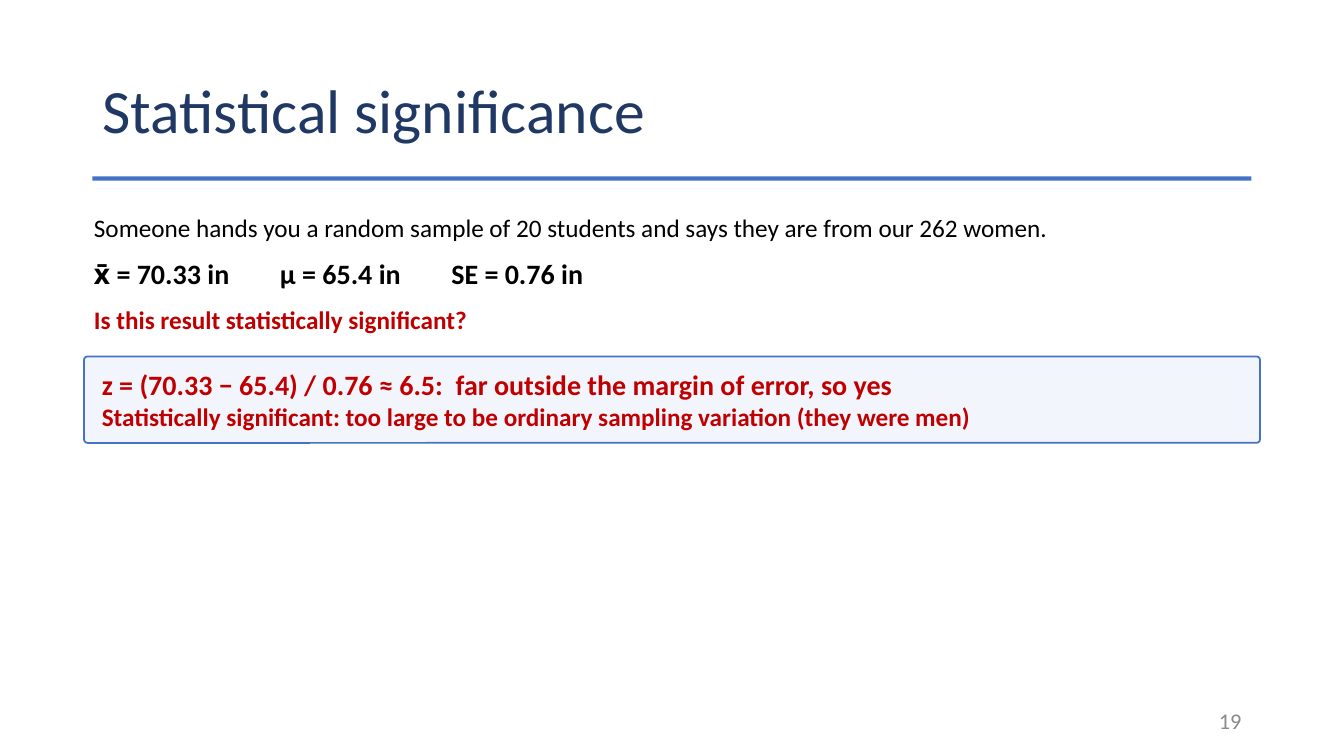
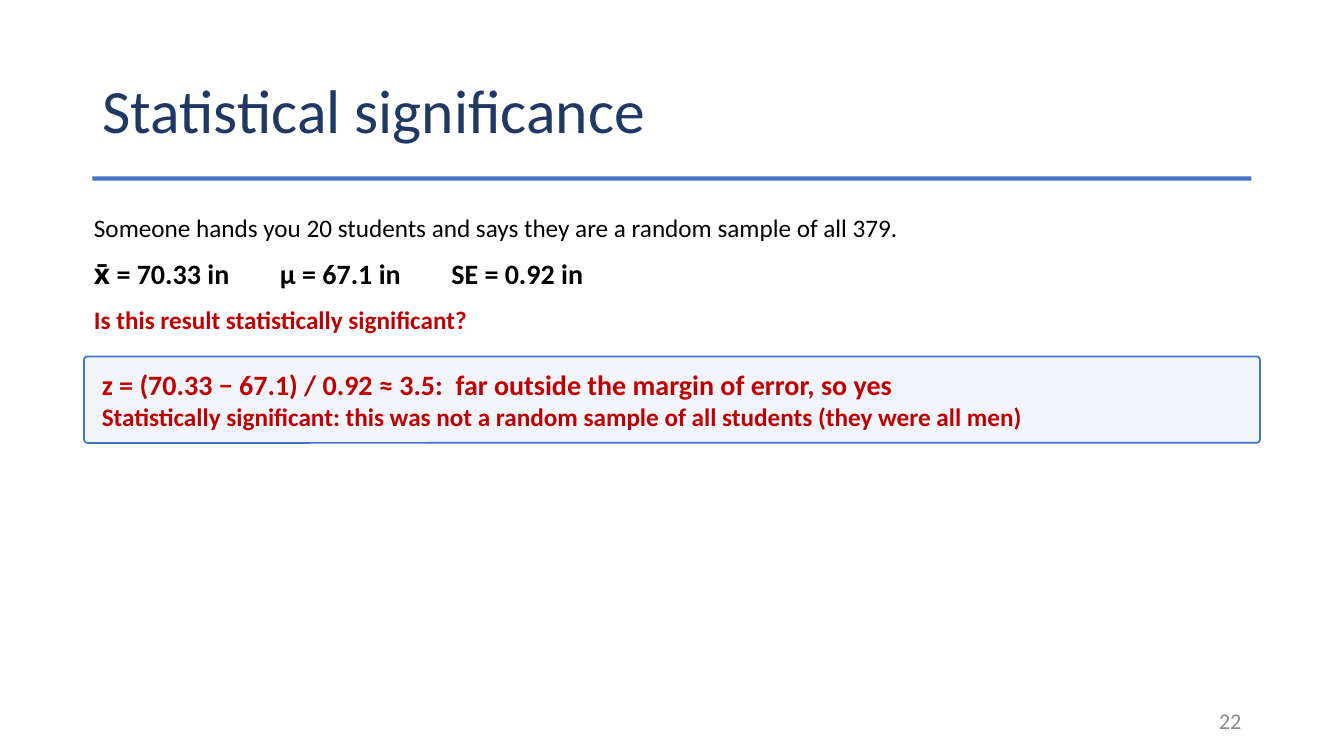
Before and after one commit to Jarred6068/Kvamme_UI_STAT251, a slide deck: slide 22 of docs/lecture_slides/Week 6/Week6_Lecture13_Slides_9_30_2026.pptx (slide 19 before the commit). Drawn at 1344x756 pixels with LibreOffice and Linux fonts; fonts in the diff are those of the drawing. Boxes give left, top, right and bottom in pixels: in the first picture for what was removed or moved away, otherwise in the second. Text is boxed around its words. In the diff, an @@ line names an element or a change of style, - is before the commit and + after.

```diff
--- a/docs/lecture_slides/Week 6/Week6_Lecture13_Slides_9_30_2026.pptx
+++ b/docs/lecture_slides/Week 6/Week6_Lecture13_Slides_9_30_2026.pptx
@@ text at [94, 219, 898, 241]: text changed @@
-Someone hands you a random sample of 20 students and says they are from our 262 women.
+Someone hands you 20 students and says they are a random sample of all 379.
@@ text at [94, 264, 583, 289]: text changed @@
-x̄ = 70.33 in μ = 65.4 in SE = 0.76 in
+x̄ = 70.33 in μ = 67.1 in SE = 0.92 in
@@ text in rounded rectangle at [102, 374, 1021, 431]: text changed @@
-z = (70.33 − 65.4) / 0.76 ≈ 6.5: far outside the margin of error, so yes
-Statistically significant: too large to be ordinary sampling variation (they were men)
+z = (70.33 − 67.1) / 0.92 ≈ 3.5: far outside the margin of error, so yes
+Statistically significant: this was not a random sample of all students (they were all men)
@@ page number at [1219, 714, 1242, 729]: text changed @@
-19
+22
```
Also in this commit, not shown: 9 other slides changed, 8 slides added, 42 other files.
